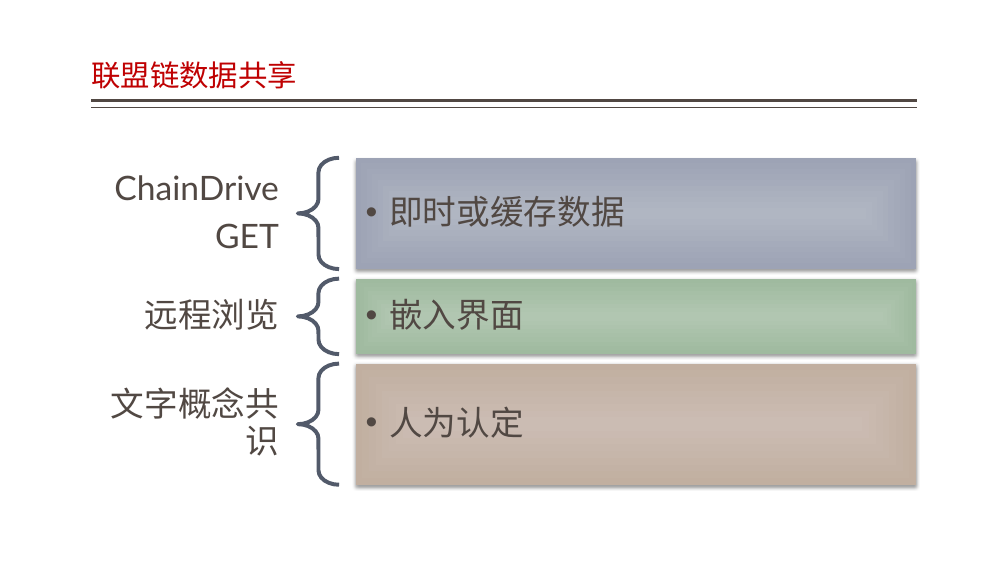
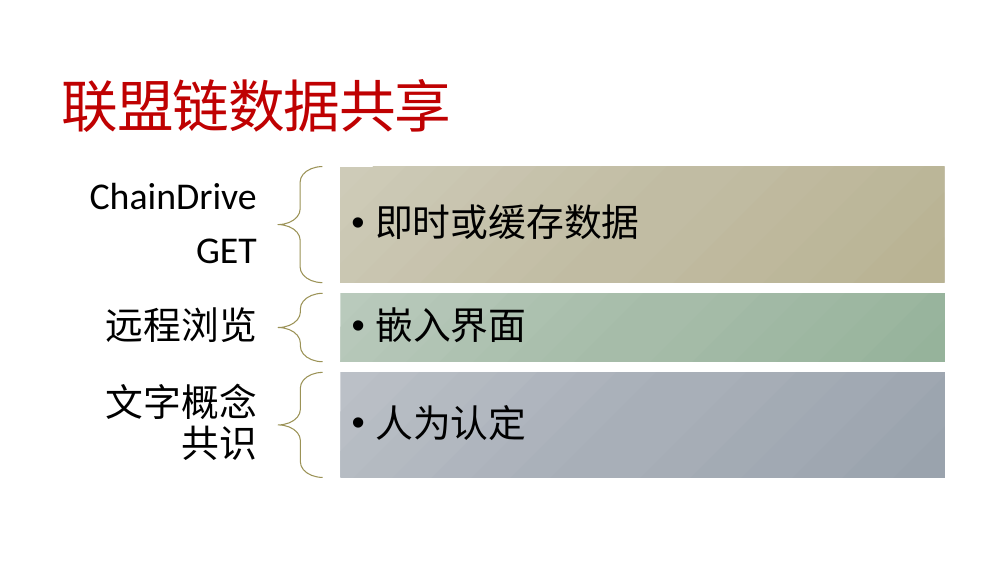
Before and after one commit to jzgi/chainsmart, a slide deck: slide 14 of Docs/中惠农通平台设计.pptx (slide 8 before the commit). Drawn at 1008x567 pixels with LibreOffice and Linux fonts; fonts in the diff are those of the drawing. Boxes give left, top, right and bottom in pixels: in the first picture for what was removed or moved away, otherwise in the second. Text is boxed around its words. In the diff, an @@ line names an element or a change of style, - is before the commit and + after.

```diff
--- a/Docs/中惠农通平台设计.pptx
+++ b/Docs/中惠农通平台设计.pptx
@@ title "联盟链数据共享": place and size @@
-title "联盟链数据共享" at <box>91,61,297,89</box>
+title "联盟链数据共享" at <box>62,79,451,132</box>
@@ title "联盟链数据共享" at <box>62,79,451,132</box>: size 28 to 54 pt, letter spacing 0 to -1.2 pt; line spacing 0.9 to 0.85; vertical alignment bottom to middle @@
@@ line removed from (917, 101) to (91, 101) @@
@@ line removed from (917, 108) to (91, 108) @@
@@ text "ChainDrive": place and size @@
-text "ChainDrive" at <box>114,175,279,249</box>
+text "ChainDrive" at <box>90,182,257,264</box>
@@ left brace: place and size @@
-left brace at <box>298,158,340,269</box>
+left brace at <box>278,166,323,282</box>
@@ text "即时或缓存数据": place and size @@
-text "即时或缓存数据" at <box>389,196,624,227</box>
+text "即时或缓存数据" at <box>375,204,640,239</box>
@@ rectangle: place and size @@
-rectangle at <box>355,158,917,269</box>
+rectangle at <box>340,166,944,282</box>
@@ rectangle at <box>340,166,944,282</box>: fill gradient #B1B6C2 to #9EA5B5 to gradient #CFCBB8 to #C2BDA4 to #BAB494; shadow off @@
@@ size 32 to 36 pt, font Lato to Calibri, text colour #514843 to #000000; more space between paragraphs in 3 elements at <box>106,383,257,460</box>, <box>90,182,257,264</box>, <box>106,307,257,342</box> @@
@@ text "远程浏览": place and size @@
-text "远程浏览" at <box>145,298,279,330</box>
+text "远程浏览" at <box>106,307,257,342</box>
@@ outline #525A6A 3.78 pt to #9B9256 1 pt in 3 elements at <box>278,373,323,478</box>, <box>278,166,323,282</box>, <box>278,293,323,361</box> @@
@@ left brace: place and size @@
-left brace at <box>298,279,340,355</box>
+left brace at <box>278,293,323,361</box>
@@ size 32 to 36 pt, font Lato to Calibri, text colour #514843 to #000000 in 3 elements at <box>375,405,526,440</box>, <box>375,204,640,239</box>, <box>375,307,526,342</box> @@
@@ text "嵌入界面": place and size @@
-text "嵌入界面" at <box>389,299,523,330</box>
+text "嵌入界面" at <box>375,307,526,342</box>
@@ rectangle: place and size @@
-rectangle at <box>355,279,917,355</box>
+rectangle at <box>340,293,945,361</box>
@@ rectangle at <box>340,293,945,361</box>: fill gradient #B1C7B2 to #9FBBA0 to gradient #BACBBC to #A6BDAA to #97B49C; shadow off @@
@@ left brace: place and size @@
-left brace at <box>298,364,340,485</box>
+left brace at <box>278,373,323,478</box>
@@ text "人为认定": place and size @@
-text "人为认定" at <box>389,407,523,438</box>
+text "人为认定" at <box>375,405,526,440</box>
@@ rectangle: place and size @@
-rectangle at <box>355,364,917,485</box>
+rectangle at <box>340,373,945,478</box>
@@ rectangle at <box>340,373,945,478</box>: fill gradient #CCBDB3 to #C2AEA1 to gradient #BBC0C7 to #A9AFB8 to #9AA3AE; shadow off @@
```
Also in this commit, not shown: 38 other slides changed, 5 slides added, 1 slide removed, 52 other files.
